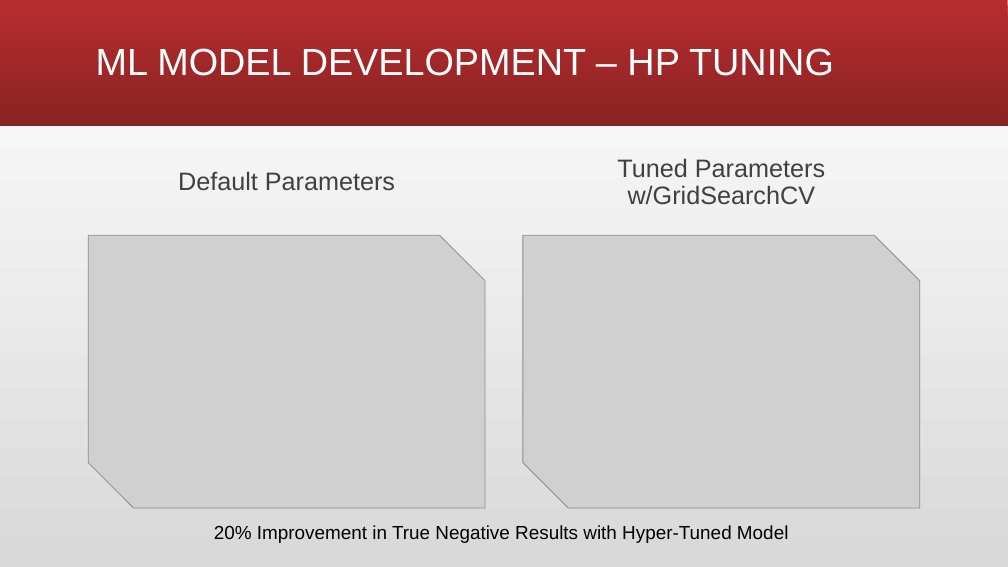
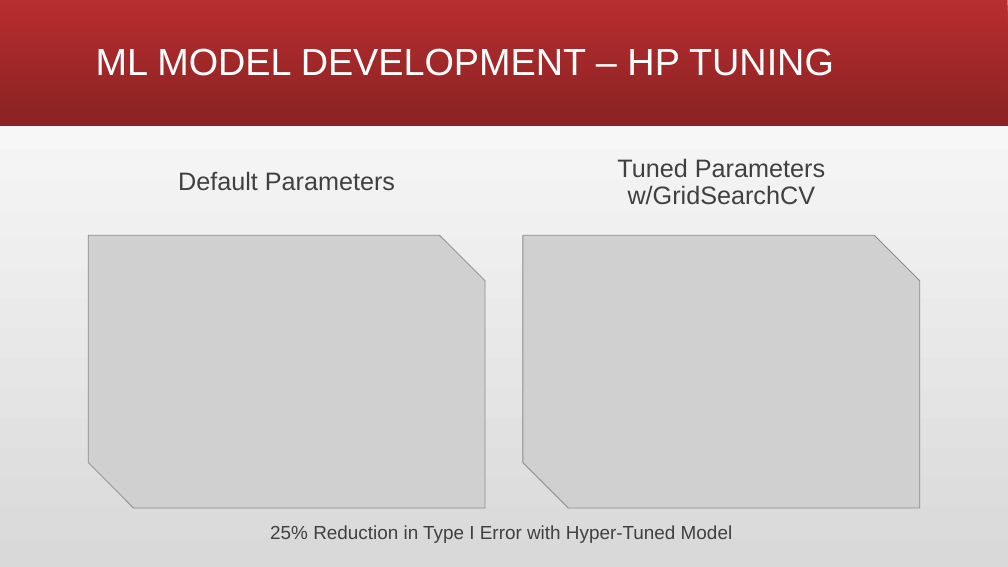
Before and after one commit to larawayn/Heart_Failure_Prediction, a slide deck: slide 11 of Heart Failure Detection.pptx (slide 10 before the commit). Drawn at 1008x567 pixels with LibreOffice and Linux fonts; fonts in the diff are those of the drawing; grey boxes stand for pictures. Boxes give left, top, right and bottom in pixels: in the first picture for what was removed or moved away, otherwise in the second. Text is boxed around its words. In the diff, an @@ line names an element or a change of style, - is before the commit and + after.

```diff
--- a/Heart Failure Detection.pptx
+++ b/Heart Failure Detection.pptx
@@ text at (270,525,732,543): text changed; text colour #000000 to #404040 @@
-20% Improvement in True Negative Results with Hyper-Tuned Model
+25% Reduction in Type I Error with Hyper-Tuned Model
```
Also in this commit, not shown: 2 other slides changed, 1 slide added, 5 other files.
